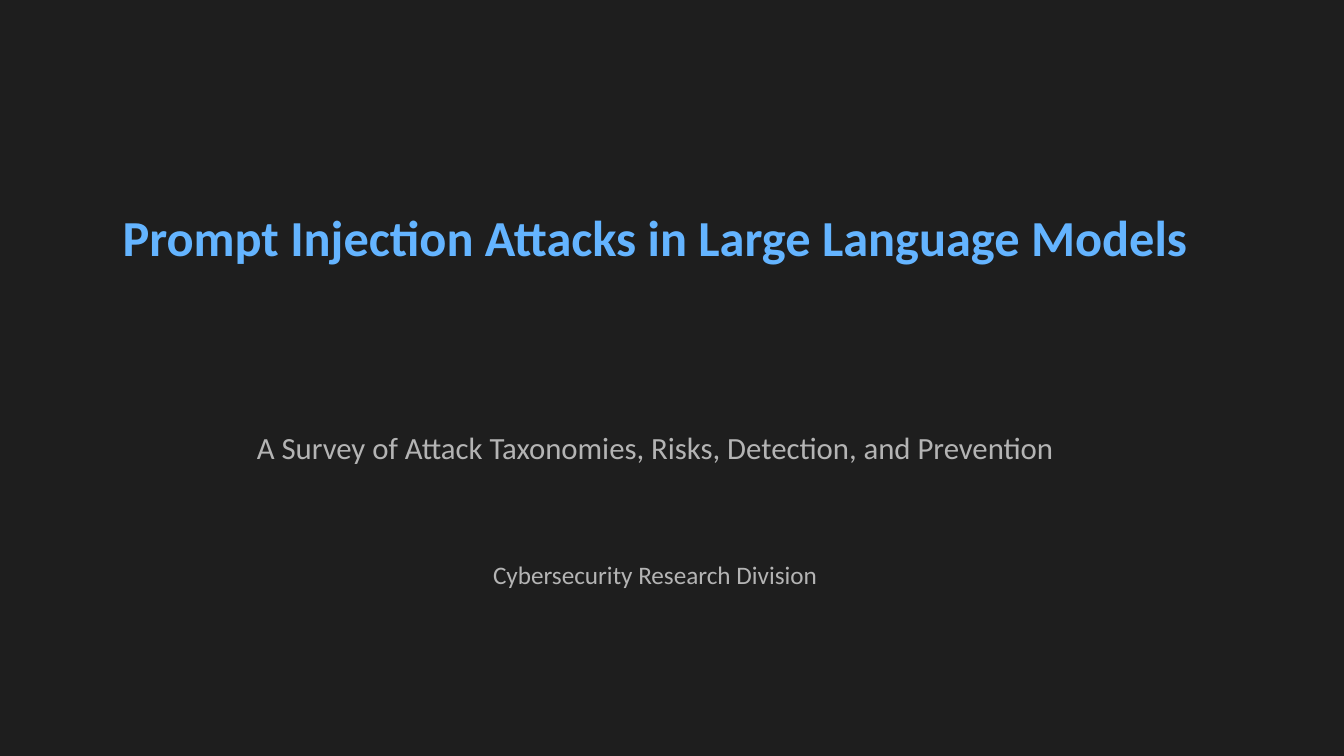
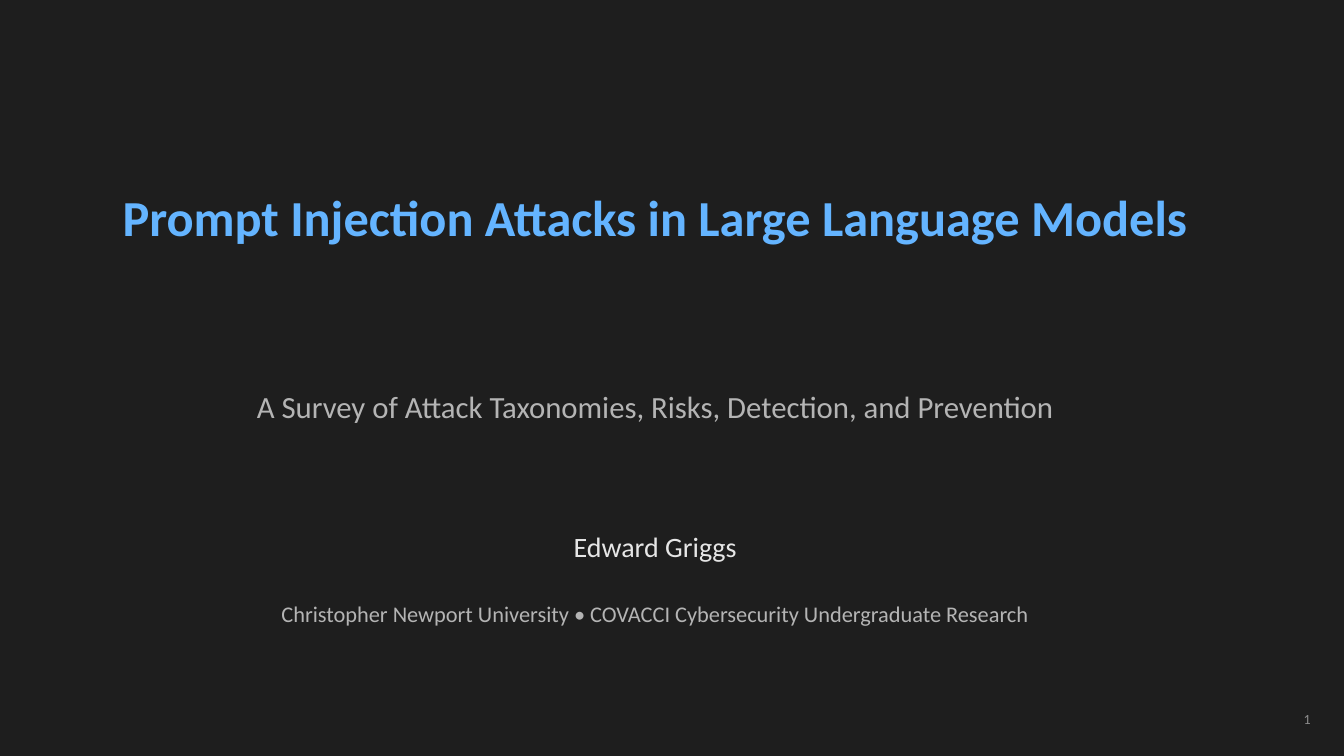
Before and after one commit to edwardjgriggs/prompt-injection-research, a slide deck: slide 1 of output/presentation.pptx. Drawn at 1344x756 pixels with LibreOffice and Linux fonts; fonts in the diff are those of the drawing. Boxes give left, top, right and bottom in pixels: in the first picture for what was removed or moved away, otherwise in the second. Text is boxed around its words. In the diff, an @@ line names an element or a change of style, - is before the commit and + after.

Commit message:
Improve research paper and presentation quality
- Add author name (Edward Griggs), CNU, and COVACCI affiliation
- Add APA 7th page numbers, fix Heading 3 italic, fix figure captions
- Add comparison tables for detection techniques and prevention strategies
- Strengthen in-text citations across Risks, Detection, and Discussion
- Rewrite Discussion with flowing analysis instead of formulaic structure
- Enhance Conclusion with specific future direction citations
- Add slide numbers, stat callout (#1 OWASP), severity color coding
- Split detection into two slides, add Questions slide (15 total)
- Shorten slide bullets with accent-colored labels for readability
- Add figure annotations and tradeoff callouts on detection slides

```diff
--- a/output/presentation.pptx
+++ b/output/presentation.pptx
@@ text "Prompt Injection Attacks in Large ...": place and size @@
-text "Prompt Injection Attacks in Large ..." at bbox=[123, 220, 1187, 265]
+text "Prompt Injection Attacks in Large ..." at bbox=[123, 200, 1187, 245]
@@ text "A Survey of Attack Taxonomies, ...": place and size @@
-text "A Survey of Attack Taxonomies, ..." at bbox=[257, 437, 1054, 464]
+text "A Survey of Attack Taxonomies, ..." at bbox=[257, 396, 1054, 423]
@@ text at bbox=[574, 537, 736, 562]: text changed; size 18 to 20 pt; text colour #B4B4B4 to #E6E6E6 @@
-Cybersecurity Research Division
+Edward Griggs
@@ text added at bbox=[281, 606, 1028, 626], 16 pt, text #B4B4B4 @@
+Christopher Newport University • COVACCI Cybersecurity Undergraduate Research
@@ text added at bbox=[1304, 715, 1311, 724], 10 pt, text #8C8C8C @@
+1
```
Also in this commit, not shown: 5 other slides changed, 9 slides added, 7 slides removed, 3 other files.
